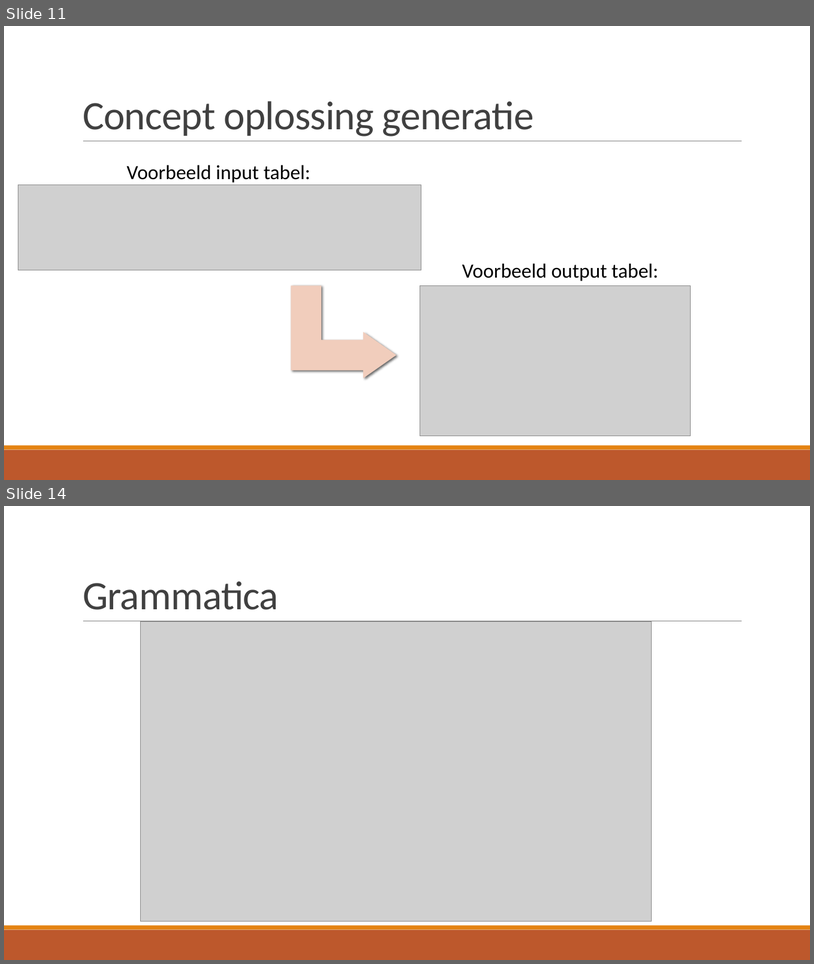
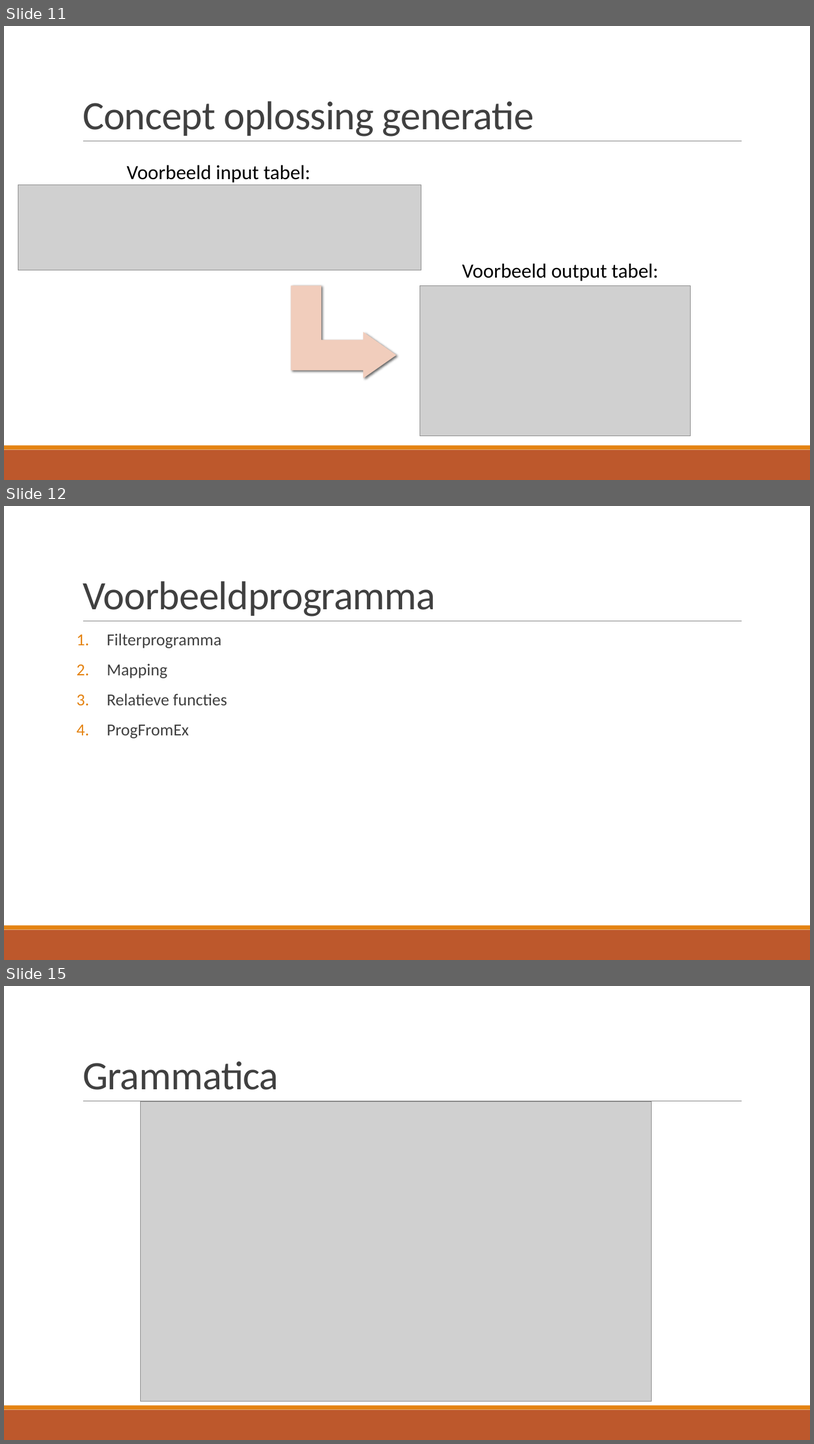
Before and after one commit to TomDeGroote/Bachelorproef, a slide deck: Opdracht 2/Literatuurstudie.pptx. Shown one above the other, each under a label of ours: slides 11 and 14 before the commit, slides 11, 12 and 15 after it; the slides between them are not shown. The pictures are 814x964 and 814x1444 pixels, drawn with LibreOffice and Linux fonts; fonts in the diff are those of the drawing; grey boxes stand for pictures. Boxes give left, top, right and bottom in pixels: in the first picture for what was removed or moved away, otherwise in the second. Text is boxed around its words. In the diff, an @@ line names an element or a change of style, - is before the commit and + after.

```diff
--- a/Opdracht 2/Literatuurstudie.pptx
+++ b/Opdracht 2/Literatuurstudie.pptx
@@ slide 12 added at box(4, 506, 810, 960), background #FFFFFF; not listed: 3 template elements that a slide beside it also shows @@
@@ title added at box(83, 581, 436, 616), 48 pt, text #404040 @@
+Voorbeeldprogramma
@@ text added at box(107, 633, 227, 738), 20 pt, text #404040 @@
+1. Filterprogramma
+2. Mapping
+3. Relatieve functies
+4. ProgFromEx
@@ what was slide 14 is now slide 15 @@
```
Also in this commit, not shown: 2 other slides added, 3 slides removed.
